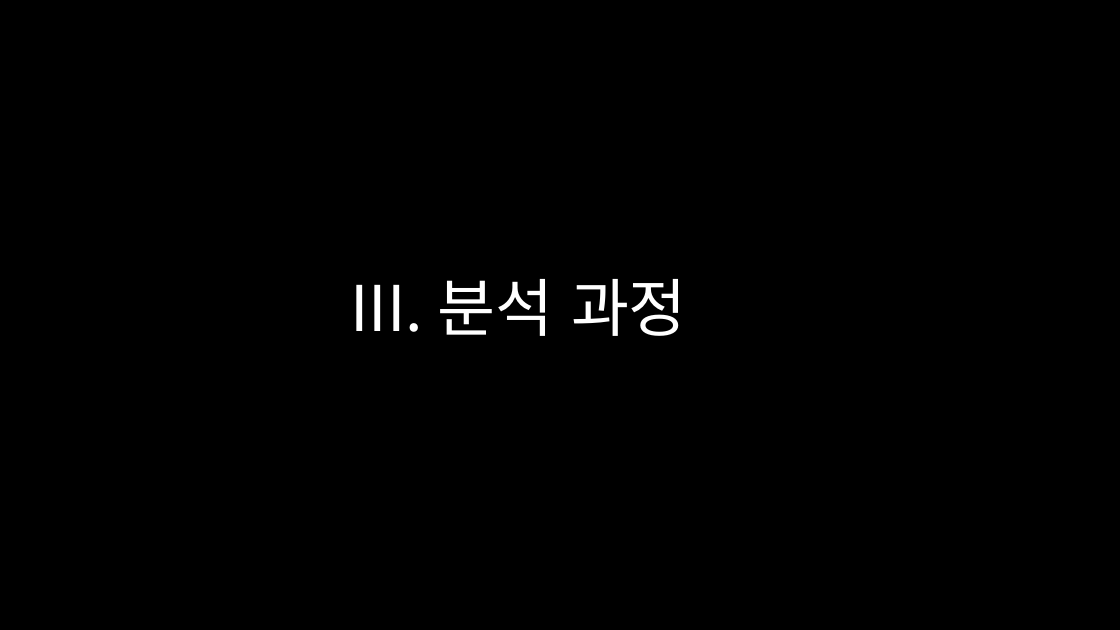
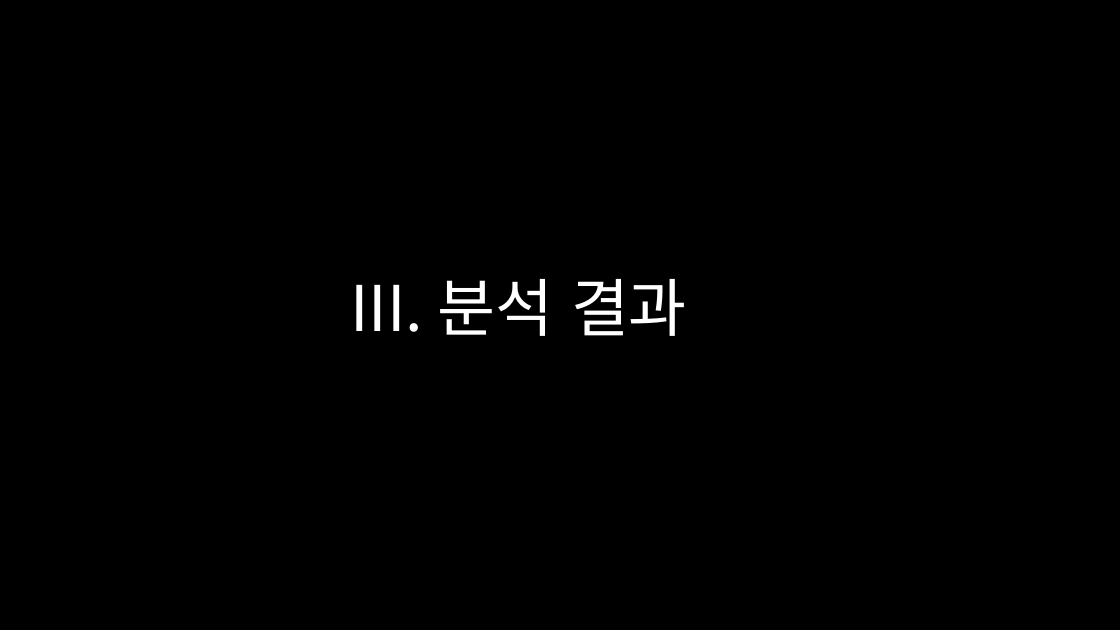
Before and after one commit to dschloe/streamlit-election-analysis, a slide deck: slide 17 of 프레젠테이션1.pptx. Drawn at 1120x630 pixels with LibreOffice and Linux fonts; fonts in the diff are those of the drawing. Boxes give left, top, right and bottom in pixels: in the first picture for what was removed or moved away, otherwise in the second. Text is boxed around its words. In the diff, an @@ line names an element or a change of style, - is before the commit and + after.

```diff
--- a/프레젠테이션1.pptx
+++ b/프레젠테이션1.pptx
@@ text at [350, 279, 687, 336]: text changed @@
-III. 분석 과정
+III. 분석 결과
```
Also in this commit, not shown: 2 other slides changed, 2 slides added, 13 other files.
